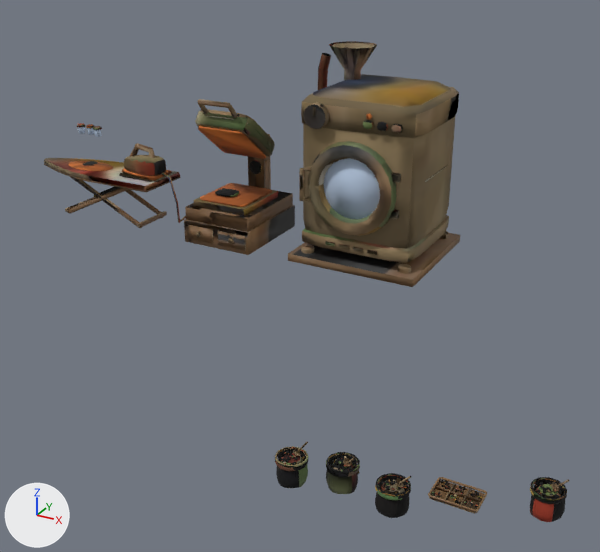
The glTF model game/props/sets/kitchen.glb, before and after one commit.
The view is the same before and after, from a camera (50 mm lens) standing at (11.86, -14.64, 6.47) and looking at (5.12, -2.4, 0.35). The axes (+X, +Y, +Z) are drawn at lower left. The lights are the same throughout. The picture after the commit comes second. Where no turn or scale is listed for an object, it has been applied to the vertices. Vertices at exactly the same position are counted once.

Names of what the first picture shows: 'prop_kitchen_felt', 'prop_kitchen_felt_heat', 'prop_kitchen_glass', 'prop_kitchen_wood'.
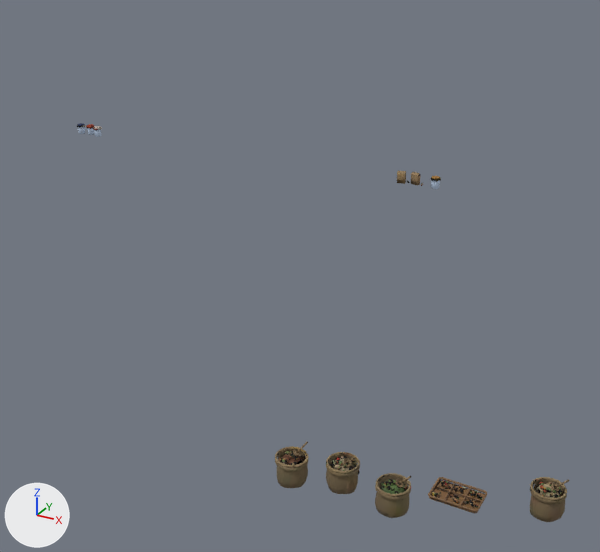
Pixel boxes [x1, y1, x2, y2] of what changed, in the pictures (600 x 552 px):
'prop_kitchen_felt', reshaped (6% narrower, 17% shorter)
    before: [44, 41, 567, 522]
    after: [77, 123, 567, 522]
'prop_kitchen_wood', reshaped (47% narrower, 83% shorter)
    before: [44, 99, 569, 514]
    after: [293, 442, 569, 513]
'prop_kitchen_glass', reshaped
    before: [78, 127, 380, 219]
    after: [78, 127, 440, 189]
'prop_kitchen_felt_heat', deleted
    before: [69, 113, 372, 207]
part 1 of me_prop_kitchen_felt, deleted (brown)
    before: [44, 41, 459, 263]
part 2 of me_prop_kitchen_felt, reshaped
    before: [77, 123, 100, 129]
    after: [77, 123, 101, 130]
part 3 of me_prop_kitchen_felt, reshaped
    before: [275, 449, 566, 516]
    after: [275, 446, 567, 520]
part 4 of me_prop_kitchen_felt, cut back
    after: [405, 174, 440, 186]
part 5 of me_prop_kitchen_felt, surface changed
    both: [89, 124, 567, 522]
part 6 of me_prop_kitchen_glass, deleted (blue)
    before: [323, 158, 380, 219]
part 7 of me_prop_kitchen_glass, reshaped
    both: [78, 127, 102, 137]
part 8 of me_prop_kitchen_glass, cut back
    after: [432, 180, 440, 189]
part 9 of me_prop_kitchen_wood, deleted
    before: [44, 99, 460, 287]
part 10 of me_prop_kitchen_wood, reshaped
    before: [295, 450, 556, 510]
    after: [294, 450, 558, 513]
part 11 of me_prop_kitchen_wood, surface changed
    both: [293, 442, 567, 512]

The edits, one by one:
me_prop_kitchen_felt is used by ob_prop_kitchen_felt; location (0.0, 0.0, 0.0).
me_prop_kitchen_felt had 9064 vertices, 15418 faces and spanned x -4.3..10.8, y -7.5..2.3, z 0.0..4.1.
me_prop_kitchen_felt now has 10462 vertices, 18531 faces and spans x -4.3..10.8, y -7.5..2.3, z 0.0..1.2.
me_prop_kitchen_felt part 1: 74 loose pieces with 2653 vertices, spanning x -2.8..6.7, y -1.3..1.4, z 0.0..4.1, are deleted.
me_prop_kitchen_felt part 2: 588 vertices moved within x -4.3..-3.5, y 2.1..2.3, z 0.9..1.2; 2 vertices removed from x -4.3..-3.6, y 2.0..2.2, z 1.2; 1481 vertices added at x -4.3..-3.5, y 2.0..2.3, z 0.9..1.2.
me_prop_kitchen_felt part 3: 381 vertices moved within x 7.5..10.8, y -7.4..-6.2, z 0.0..0.4; 3 vertices removed from x 7.5..10.7, y -7.2..-6.3, z 0.0..0.3; 1784 vertices added at x 7.5..10.8, y -7.5..-6.2, z 0.0..0.4.
me_prop_kitchen_felt part 4: 179 vertices moved within x 5.3..6.1, y 2.1..2.3, z 0.9..1.1; 340 vertices added at x 5.2..6.1, y 2.1..2.3, z 0.9..1.2.
me_prop_kitchen_felt part 5: 836 kept faces spanning x -4.3..10.8, y -7.5..2.3, z 0.0..1.2 get new texture (UV) coordinates.
Other edits to the shape of me_prop_kitchen_felt do not show in these pictures.
me_prop_kitchen_glass is used by ob_prop_kitchen_glass; location (0.0, 0.0, 0.0).
me_prop_kitchen_glass had 182 vertices, 304 faces and spanned x -4.29..6.19, y -1.08..2.29, z 0.9..2.39.
me_prop_kitchen_glass now has 216 vertices, 376 faces and spans x -4.29..6.09, y 2.05..2.29, z 0.9..1.13.
me_prop_kitchen_glass part 6: the loose piece of 47 vertices spanning x 4.81..6.19, y -1.08..-1.06, z 1.01..2.39 is deleted.
me_prop_kitchen_glass part 7: 2 vertices moved from x -4.12..-3.82, y 2.19..2.23, z 0.9 to x -4.12..-3.82, y 2.2..2.24, z 0.91; 23 vertices removed from x -4.29..-3.51, y 2.05..2.29, z 0.9..1.1; 84 vertices added at x -4.29..-3.51, y 2.05..2.29, z 0.9..1.12.
me_prop_kitchen_glass part 8: 8 vertices removed from x 5.91..6.09, y 2.07..2.25, z 0.9..1.1; 28 vertices added at x 5.91..6.09, y 2.07..2.25, z 0.9..1.12.
me_prop_kitchen_wood is used by ob_prop_kitchen_wood; location (0.0, 0.0, 0.0).
me_prop_kitchen_wood had 2089 vertices, 4022 faces and spanned x -2.82..10.81, y -7.29..1.55, z -0.05..3.24.
me_prop_kitchen_wood now has 570 vertices, 1088 faces and spans x 7.69..10.81, y -7.29..-6.32, z 0.0..0.55.
me_prop_kitchen_wood part 9: 26 loose pieces with 1608 vertices, spanning x -2.82..6.85, y -1.34..1.55, z -0.05..3.24, are deleted.
me_prop_kitchen_wood part 10: 11 vertices moved from x 7.73..10.68, y -7.25..-6.36, z 0.03..0.41 to x 7.73..10.68, y -7.24..-6.36, z 0.03..0.41; 27 vertices removed from x 7.69..10.68, y -7.28..-6.34, z 0.03..0.41; 116 vertices added at x 7.69..10.68, y -7.29..-6.34, z 0.0..0.41.
me_prop_kitchen_wood part 11: 613 kept faces spanning x 7.69..10.81, y -7.29..-6.32, z 0.0..0.55 get new texture (UV) coordinates.
Object 'prop_kitchen_felt_heat' (ob_prop_kitchen_felt_heat) is deleted.
